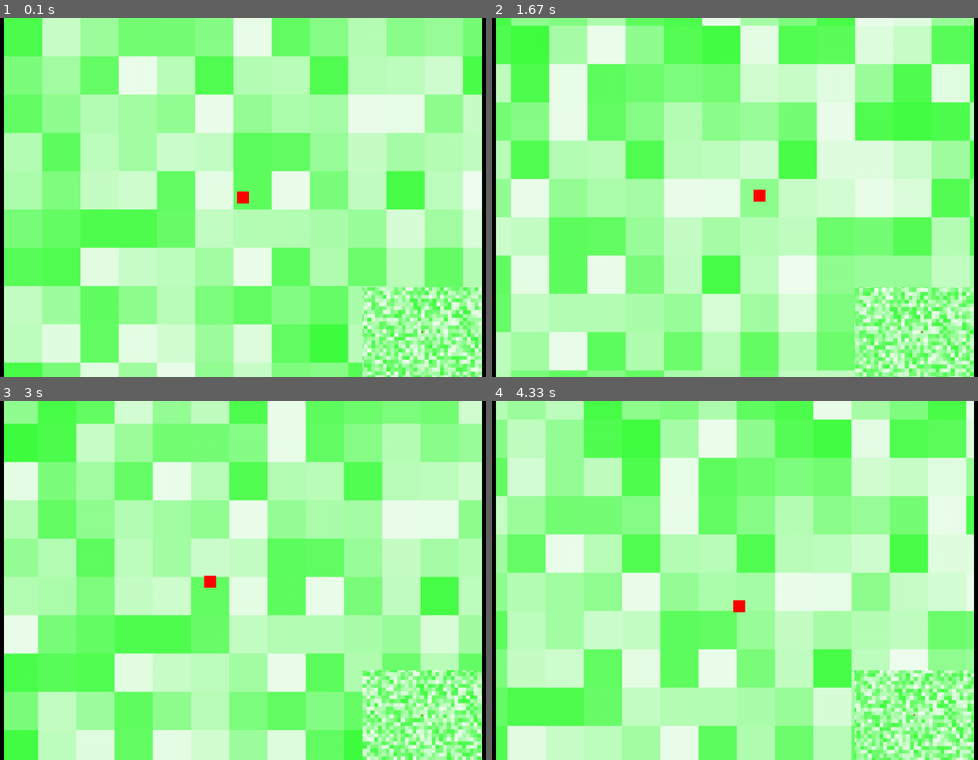
Above: before the commit, frames 1-4 (two rows, left to right).
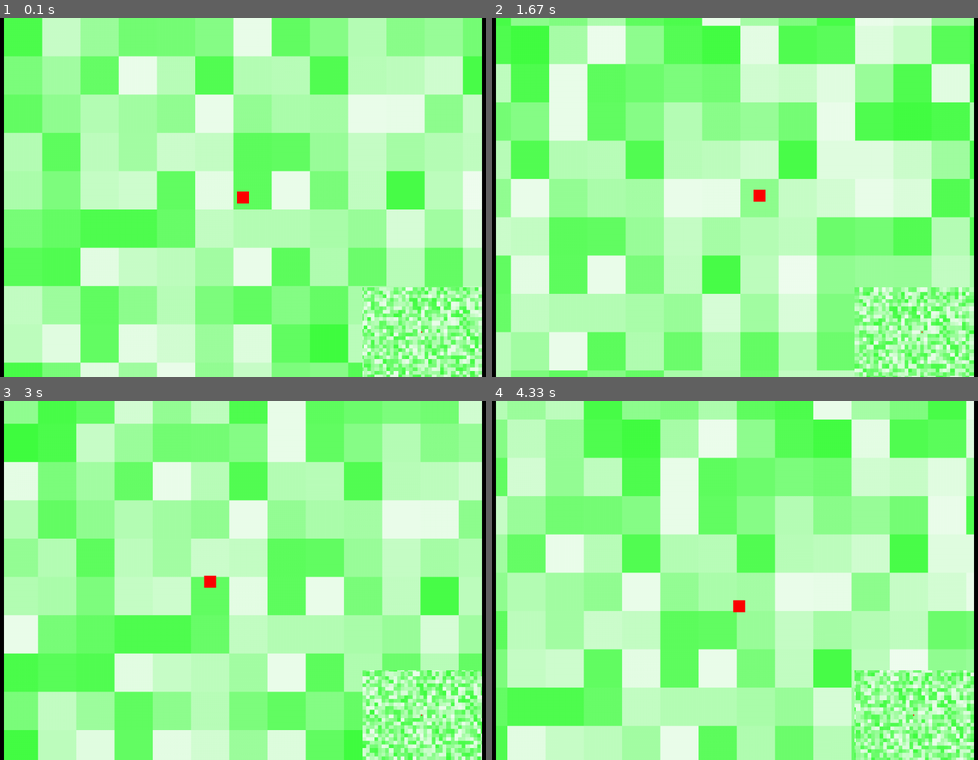
Above: after the commit, the same moments.

Repository: nitori/pygame-goggles
Game: pygame game, started from examples/example_map.py
The game is run twice, just before and just after one commit, with the same random seed, the same clock (stepped at 60 frames per second) and the same inputs.
Inputs:
- Up to frame 1 (0.1 s): no input
- Up to frame 2 (1.67 s): hold D 0.33-0.8 s; hold W 0.83-1.13 s; hold D 1.17-1.63 s
- Up to frame 3 (3 s): hold A 1.67-2.2 s; hold S 2.23-2.53 s; hold A 2.57-2.97 s
- Up to frame 4 (4.33 s): hold W 3-3.37 s; hold D 3.4-4.03 s; hold S from 4.07 s (still down)

The runs differ from the first frame. In frame 1, 0.8% of the frame differs, in the area x 74-100%, y 75-100%; in frame 2, 0.8%; in frame 3, 0.8%; in frame 4, 0.8%.

Commit message:
Some minor improvements

Diff:
--- a/examples/example_map.py
+++ b/examples/example_map.py
@@ -18,7 +18,7 @@
         initial_region=(0, 0, 1000, 750),
         limits=app.limits,
     )
-    map_surface = pygame.Surface((200, 150))
+    map_surface = pygame.Surface((100, 75))
 
     view.move_to(app.player_pos.center)
     map_view.move_to(app.player_pos.center)
@@ -40,7 +40,9 @@
             (app.player_pos.topleft, app.player_surf)
         ])
 
-        app.screen.blit(map_surface, (700, 450))
+        area = view.get_region_screen_rect(app.screen.get_rect())
+        map_surf_temp = view.scale_surf(app.screen.get_rect(), map_surface)
+        app.screen.blit(map_surf_temp, (area.right - map_surf_temp.width, area.bottom - map_surf_temp.height))
 
         pygame.display.flip()
 
--- a/src/pygame_goggles/view.py
+++ b/src/pygame_goggles/view.py
@@ -99,7 +99,7 @@
             new_height,
         )
 
-    def _get_scaling_factor(self, screen_rect: ScreenRect) -> float:
+    def get_scaling_factor(self, screen_rect: ScreenRect) -> float:
         sw, sh = self._screen_size(screen_rect)
         screen_ratio = sw / sh
         region_ratio = self.region.width / self.region.height
@@ -108,9 +108,17 @@
             return sh / self.region.height
         return sw / self.region.width
 
-    def _get_region_screen_rect(self, screen_rect: ScreenRect) -> pygame.Rect:
-        """Return where the region (top left) starts, irrespective of the mode."""
-        factor = self._get_scaling_factor(screen_rect)
+    def scale_surf(self, screen_rect: ScreenRect, surface: pygame.Surface) -> pygame.Surface:
+        factor = self.get_scaling_factor(screen_rect)
+        return pygame.transform.scale_by(surface, factor)
+
+    def get_region_screen_rect(self, screen_rect: ScreenRect) -> pygame.Rect:
+        """
+        Returns a screen rect of the world region translated to the screen, excluding
+        any extended areas (doesn't consider ViewMode for calculcatio).
+        This is so we can place UI or similar within that area.
+        """
+        factor = self.get_scaling_factor(screen_rect)
         sw, sh = self._screen_size(screen_rect)
 
         # world-screen width/height
@@ -131,8 +139,8 @@
         # expected world_pos = (40, 30)      -- (10% of 400; 10% of 300)
 
         sx, sy = screen_pos
-        factor = self._get_scaling_factor(screen_rect)
-        ws_x, ws_y, _, _ = self._get_region_screen_rect(screen_rect)
+        factor = self.get_scaling_factor(screen_rect)
+        ws_x, ws_y, _, _ = self.get_region_screen_rect(screen_rect)
 
         wx = (sx - ws_x) / factor + self.region.x
         wy = (sy - ws_y) / factor + self.region.y
@@ -153,8 +161,8 @@
         # expected screen_pos = (384, 108)   -- 240 + 144  (240 padding + 10% of 1440; 10% of 1080)
 
         wx, wy = world_pos
-        factor = self._get_scaling_factor(screen_rect)
-        ws_x, ws_y, _, _ = self._get_region_screen_rect(screen_rect)
+        factor = self.get_scaling_factor(screen_rect)
+        ws_x, ws_y, _, _ = self.get_region_screen_rect(screen_rect)
 
         sx = int((wx - self.region.x) * factor + ws_x)
         sy = int((wy - self.region.y) * factor + ws_y)
@@ -163,8 +171,8 @@
 
     def render(self, surface: pygame.Surface, surface_iterable: SurfaceIterable, *, debug: bool = False) -> None:
         screen_rect = surface.get_rect()
-        factor = self._get_scaling_factor(screen_rect)
-        draw_area = self._get_region_screen_rect(screen_rect)
+        factor = self.get_scaling_factor(screen_rect)
+        draw_area = self.get_region_screen_rect(screen_rect)
         if self.mode == ViewMode.RegionLetterbox:
             subsurface = surface.subsurface(draw_area)
         else:
--- a/tests/test_view.py
+++ b/tests/test_view.py
@@ -59,7 +59,7 @@
 ])
 def test_scaling_factor(initial_region: RectLike, screen_rect: RectLike, expected_factor: float):
     view = View(ViewMode.RegionLetterbox, initial_region=initial_region)
-    factor = view._get_scaling_factor(screen_rect)
+    factor = view.get_scaling_factor(screen_rect)
     assert factor == expected_factor
 
 
@@ -71,7 +71,7 @@
 ])
 def test_region_screen_rect(initial_region: RectLike, screen_rect: RectLike, expected_world_screen_rect: RectLike):
     view = View(ViewMode.RegionLetterbox, initial_region=initial_region)
-    world_screen_rect = view._get_region_screen_rect(screen_rect)
+    world_screen_rect = view.get_region_screen_rect(screen_rect)
     for a, b in zip(world_screen_rect, expected_world_screen_rect):
         assert math.isclose(a, b), f"Failed for: {tuple(world_screen_rect)} == {expected_world_screen_rect}"
 
